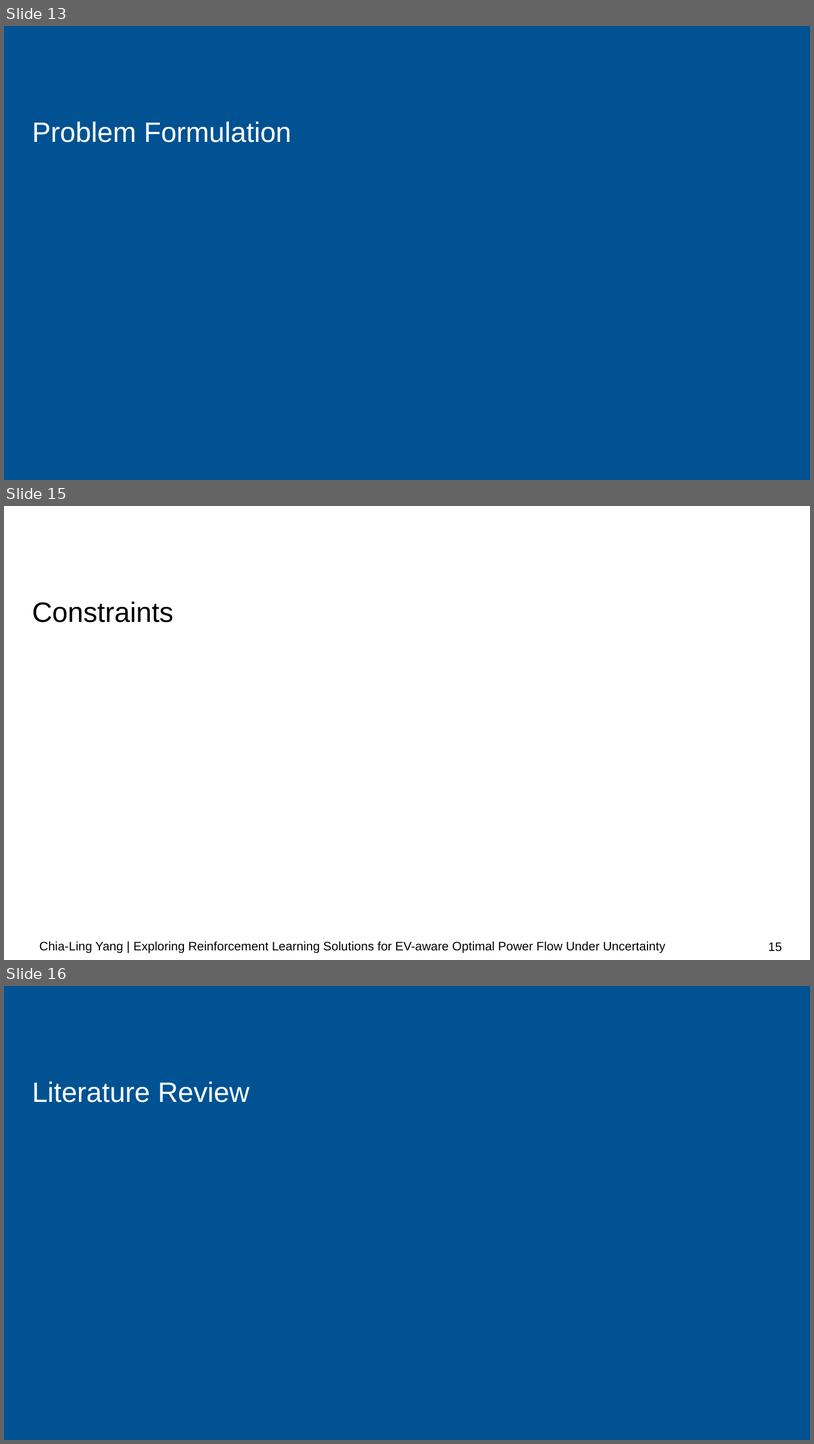
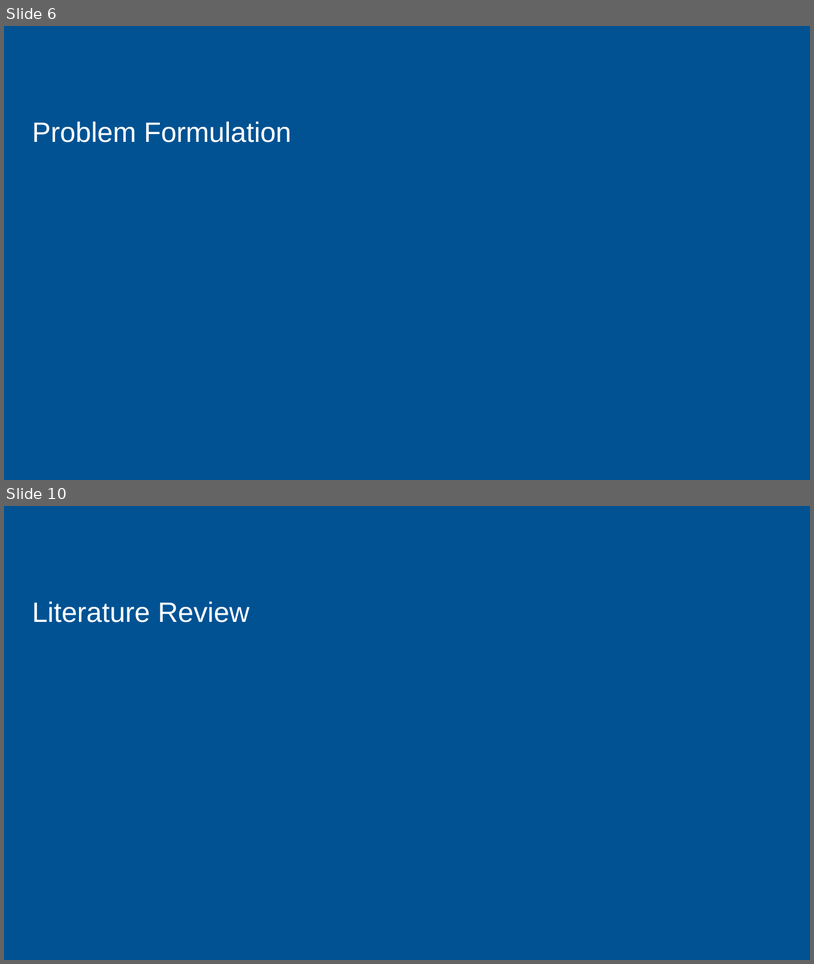
Before and after one commit to chialingyang7718/RL_OPF_EVaware, a slide deck: Mid-term Presentation.pptx. Shown one above the other, each under a label of ours: slides 13, 15 and 16 before the commit, slides 6 and 10 after it; the slides between them are not shown. The pictures are 814x1444 and 814x964 pixels, drawn with LibreOffice and Linux fonts; fonts in the diff are those of the drawing; background and template pictures are left out. Boxes give left, top, right and bottom in pixels: in the first picture for what was removed or moved away, otherwise in the second. Text is boxed around its words. In the diff, an @@ line names an element or a change of style, - is before the commit and + after.

```diff
--- a/Mid-term Presentation.pptx
+++ b/Mid-term Presentation.pptx
@@ slide 15 removed at [4, 506, 810, 960], background #FFFFFF @@
@@ title removed at [32, 601, 174, 622] @@
-Constraints
@@ text removed at [39, 941, 666, 953] @@
-Chia-Ling Yang | Exploring Reinforcement Learning Solutions for EV-aware Optimal Power Flow Under Uncertainty
@@ page number removed at [768, 942, 782, 951] @@
-15
@@ what was slide 13 is now slide 6 @@
@@ what was slide 16 is now slide 10 @@
```
Also in this commit, not shown: 6 slides changed, 1 slide added, 1 other slide removed, 2 other files.
